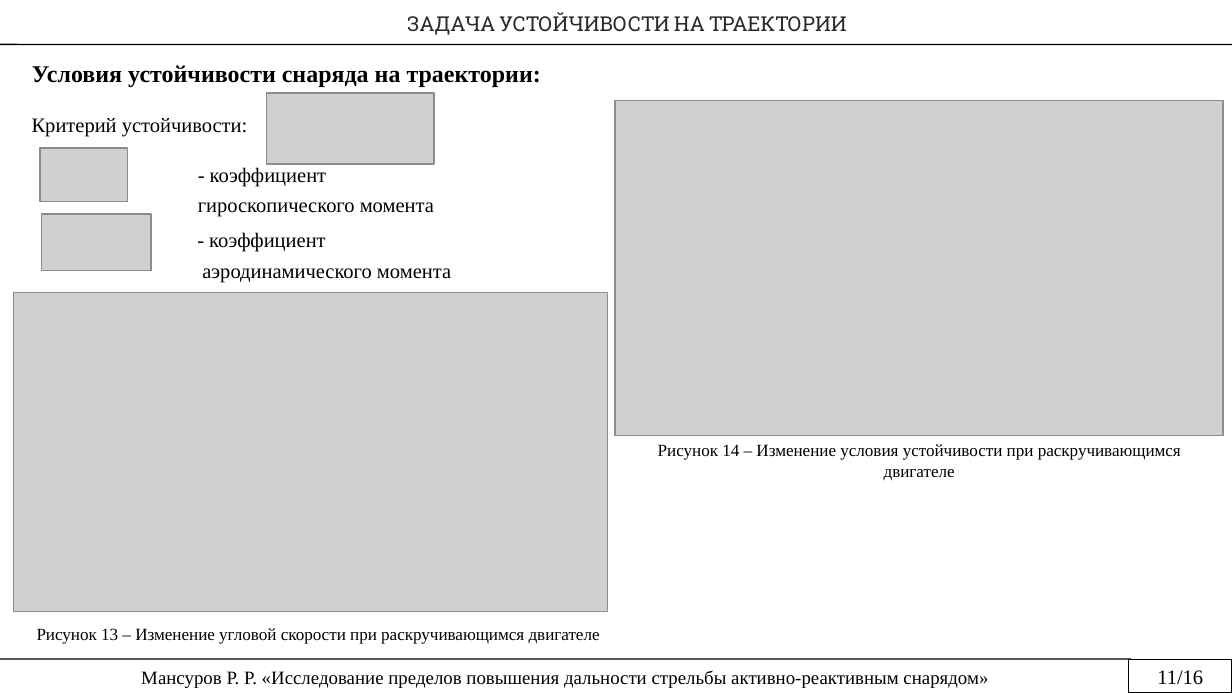
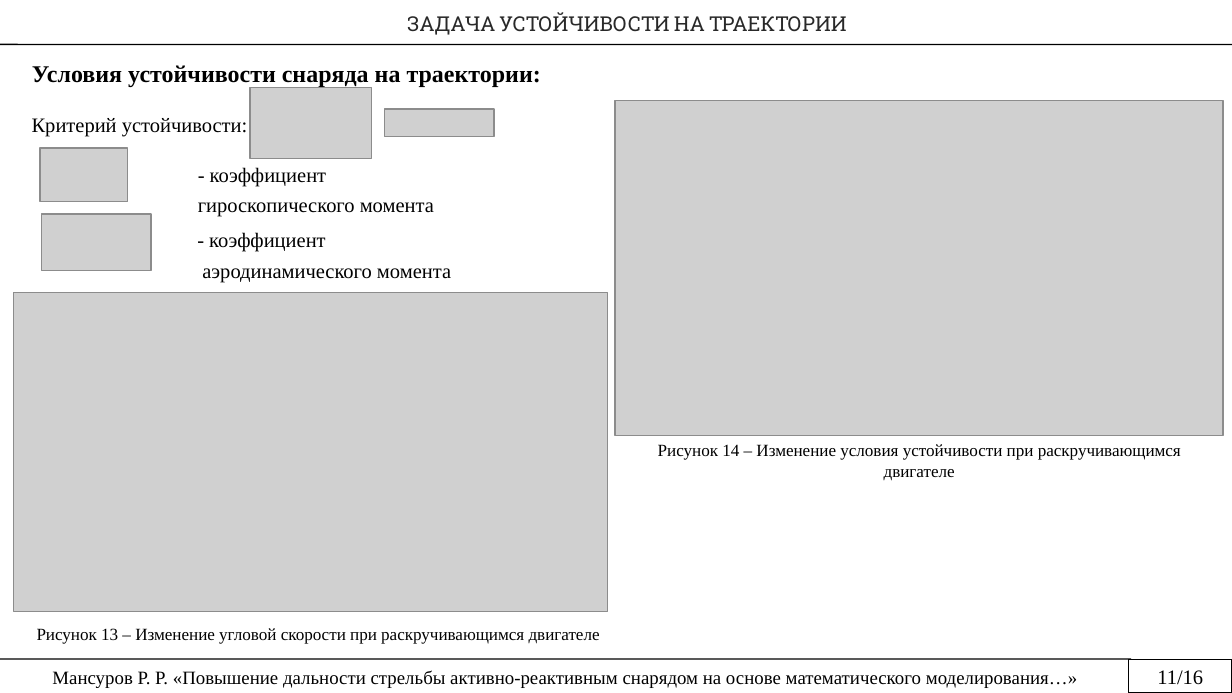
Before and after one commit to rustam-mansurov/cats, a slide deck: slide 13 of Мансуров Р.Р. — копия (2).pptx. Drawn at 1232x693 pixels with LibreOffice and Linux fonts; fonts in the diff are those of the drawing; grey boxes stand for pictures. Boxes give left, top, right and bottom in pixels: in the first picture for what was removed or moved away, otherwise in the second. Text is boxed around its words. In the diff, an @@ line names an element or a change of style, - is before the commit and + after.

```diff
--- a/Мансуров Р.Р. — копия (2).pptx
+++ b/Мансуров Р.Р. — копия (2).pptx
@@ picture resized from (x1=267, y1=94, x2=435, y2=165) to (x1=250, y1=87, x2=372, y2=159) @@
@@ picture added at (x1=384, y1=110, x2=494, y2=137) @@
@@ text at (x1=52, y1=670, x2=1077, y2=688): text changed @@
-Мансуров Р. Р. «Исследование пределов повышения дальности стрельбы активно-реактивным снарядом»
+Мансуров Р. Р. «Повышение дальности стрельбы активно-реактивным снарядом на основе математического моделирования…»
```
Also in this commit, not shown: 15 other slides changed.
